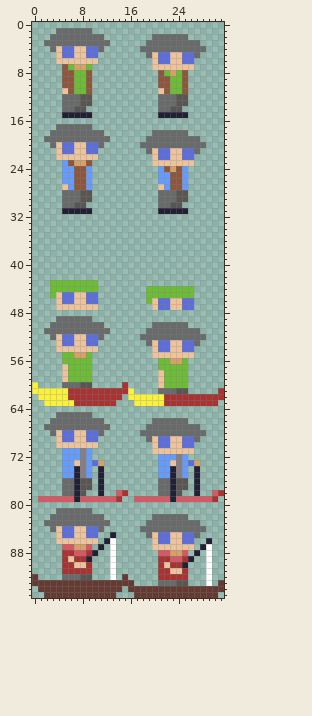
Sprite sheet: Pappa/Assets/Sprites/Idle.png. Above is the file before it was changed.
The file is 32x96 pixels.
The same view after the edit:
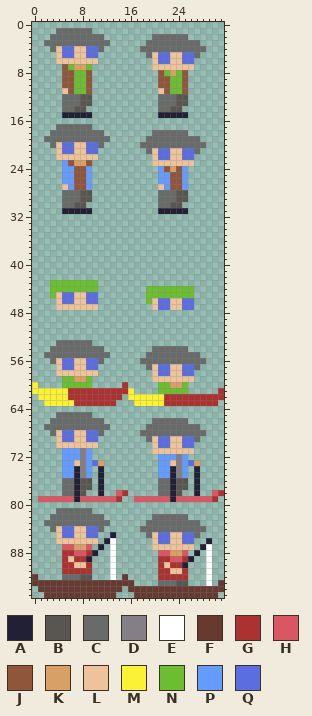
Palette (. is transparent): A #222034  B #595652  C #696a6a  D #847e87  E #ffffff  F #663931  G #ac3232  H #d95763  J #8f563b  K #d9a066  L #eec39a  M #fbf236  N #6abe30  P #639bff  Q #5b6ee1
The author wrote: improve kayak animation
Difference:
The author put colour C in row 54 at x 3 and 11; in row 55 at x 2 to 4, 10 to 12, 19 and 27; in row 56 at x 3, 11, 18 to 20 and 26 to 28; in row 57 at x 19 and 27.
Colour K becomes colour C in row 55 at x 7 to 8; in row 56 at x 23 to 24.
Colour L becomes colour C in row 53 at x 4 and 7 to 8; in row 54 at x 4 to 10, 20 and 23 to 24; in row 55 at x 20 to 26.
Colour N becomes colour C in row 55 at x 5 to 6 and 9; in row 56 at x 21 to 22 and 25.
Colour Q becomes colour C in row 53 at x 5 to 6 and 9; in row 54 at x 21 to 22 and 25.
Colour N becomes colour K in row 59 at x 7 to 8; in row 60 at x 23 to 24.
The author put colour L in row 56 at x 4; in row 57 at x 4 and 20; in row 58 at x 4, 10 and 20; in row 59 at x 20 and 26.
Colour N becomes colour L in row 56 at x 7 to 8; in row 57 at x 7 to 8 and 23 to 24; in row 58 at x 6 to 9 and 23 to 24; in row 59 at x 22 to 25.
Colour B becomes colour N in row 60 at x 8 to 9; in row 61 at x 24 to 25.
Colour C becomes colour N in row 60 at x 5 to 7; in row 61 at x 21 to 23.
Colour L becomes colour N in row 59 at x 5; in row 60 at x 21.
The author put colour Q in row 56 at x 10; in row 57 at x 10 and 26; in row 58 at x 26.
Colour L becomes colour Q in row 57 at x 5; in row 58 at x 21.
Colour N becomes colour Q in row 56 at x 5 to 6 and 9; in row 57 at x 6, 9, 21 to 22 and 25; in row 58 at x 22 and 25.
The edit erases colour C in row 49 at x 4 to 9; in row 50 at x 3 to 11 and 20 to 25; in row 51 at x 2 to 12 and 19 to 27; in row 52 at x 3, 11 and 18 to 28; in row 53 at x 19 and 27.
The edit erases colour L in row 52 at x 4 and 7 to 8; in row 53 at x 20 and 23 to 24.
The edit erases colour Q in row 52 at x 5 to 6 and 9 to 10; in row 53 at x 10, 21 to 22 and 25 to 26; in row 54 at x 26.
Boxes around the changes in both pictures, in picture pixels (x1, y1, x2, y2):
changed: (44, 316, 110, 388)
changed: (140, 322, 206, 394)
